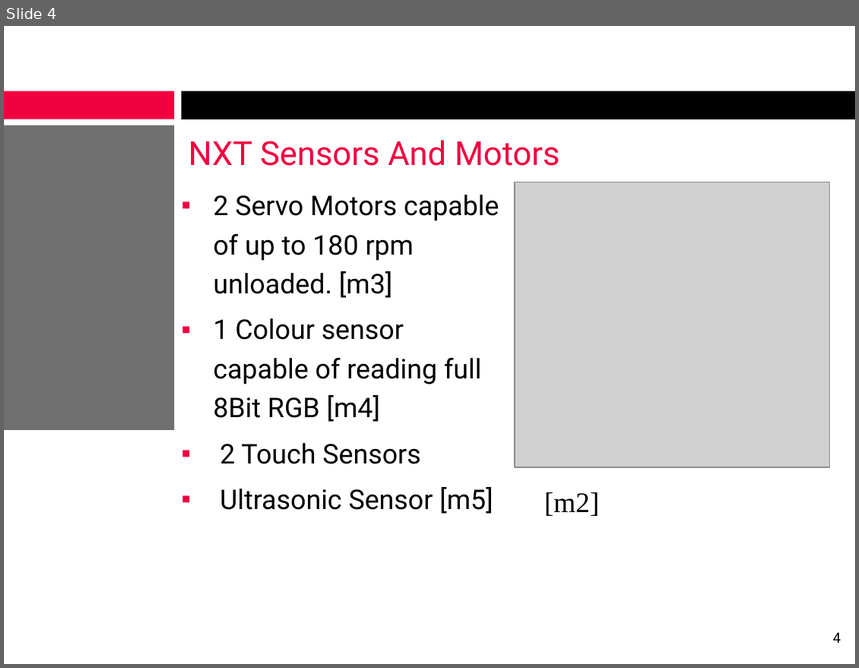
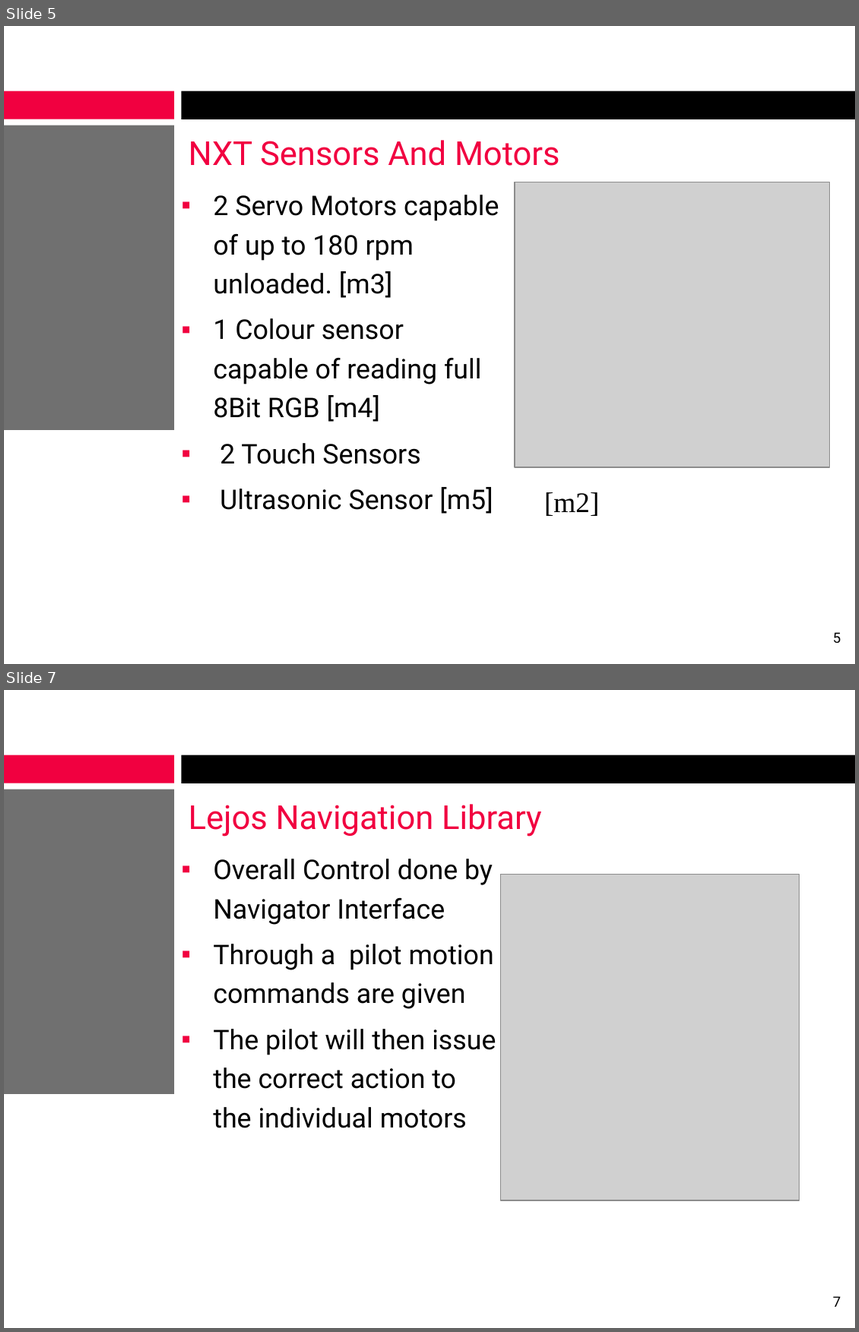
Before and after one commit to alexcraig/RoboWars, a slide deck: docs/presentation_slides/RoboWarsPresentation_MikeWright.ppt. Shown one above the other, each under a label of ours: slide 4 before the commit, slides 5 and 7 after it; the slides between them are not shown. The pictures are 859x668 and 859x1332 pixels, drawn with LibreOffice and Linux fonts; fonts in the diff are those of the drawing; grey boxes stand for pictures; background and template pictures are left out. Boxes give left, top, right and bottom in pixels: in the first picture for what was removed or moved away, otherwise in the second. Text is boxed around its words. In the diff, an @@ line names an element or a change of style, - is before the commit and + after.

```diff
--- a/docs/presentation_slides/RoboWarsPresentation_MikeWright.ppt
+++ b/docs/presentation_slides/RoboWarsPresentation_MikeWright.ppt
@@ slide 7 added at <box>4,690,855,1328</box>, background #FFFFFF; not listed: 3 template elements that a slide beside it also shows @@
@@ title added at <box>189,804,542,837</box>, 28 pt, text #F10040 @@
+Lejos Navigation Library
@@ text added at <box>213,859,496,1129</box>, 23 pt, text #000000 @@
+▪ Overall Control done by Navigator Interface
+▪ Through a pilot motion commands are given
+▪ The pilot will then issue the correct action to the individual motors
@@ picture added at <box>500,875,799,1201</box> @@
@@ page number added at <box>833,1296,841,1307</box>, 12 pt, text #000000 @@
+7
@@ what was slide 4 is now slide 5 @@
@@ page number at <box>833,632,841,644</box>: text changed @@
-4
+5
```
Also in this commit, not shown: 6 slides changed, 3 other slides added, 1 slide removed, 4 other files.
